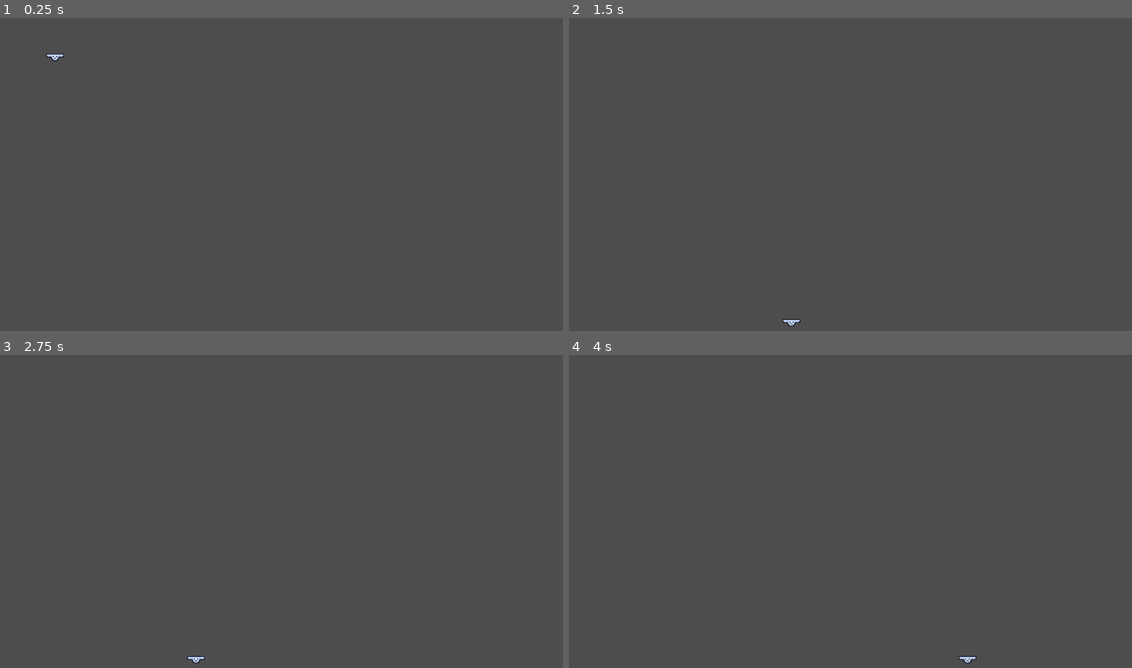
Above: before the commit, frames 1-4 (two rows, left to right).
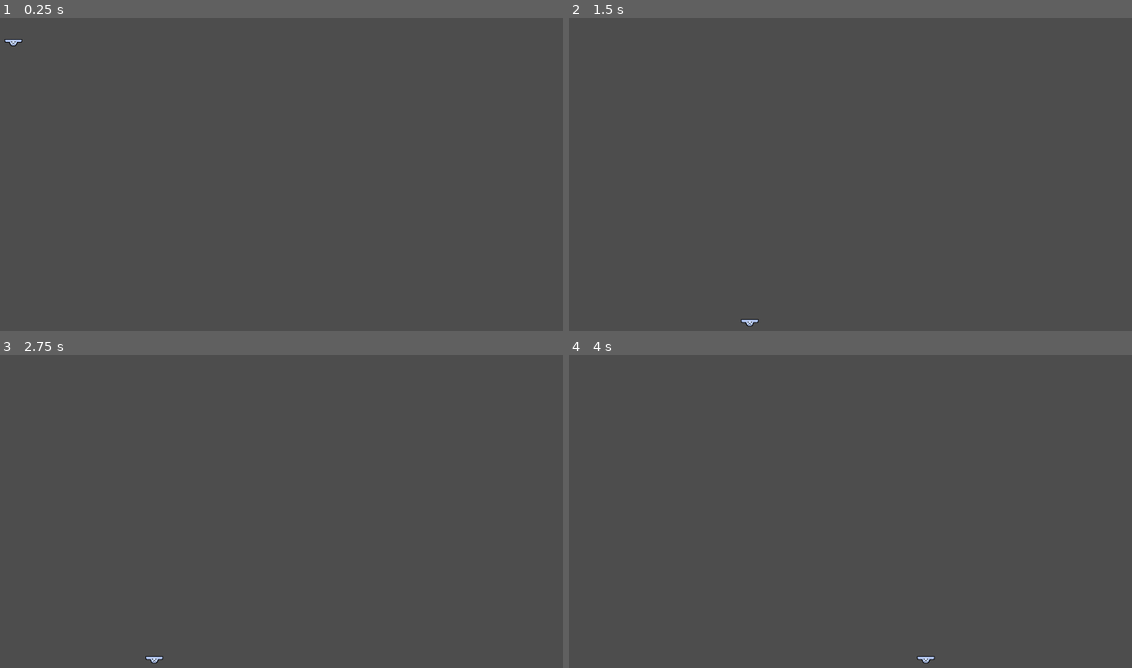
Above: after the commit, the same moments.

Repository: Akita-322/Everhold
Game: Godot game, scene res://Scenes/game/Game.tscn
Two runs of this game, one before a commit and one after it. Both use one fixed random seed, a clock stepped at 60 frames per second and the inputs below.
Inputs:
- Up to frame 1 (0.25 s): no input
- Up to frame 2 (1.5 s): tap Enter (ui_accept) at 0.5, 0.77 s; hold Right (ui_right) from 0.53 s (still down)
- Up to frame 3 (2.75 s): tap Enter (ui_accept) at 1.52, 2 s; release Right (ui_right) at 2.03 s; hold Left (ui_left) from 2.03 s (still down)
- Up to frame 4 (4 s): release Left (ui_left) at 2.78 s; hold Right (ui_right) from 2.78 s (still down); tap Enter (ui_accept) at 3.02, 3.5, 3.77 s

The runs differ from the first frame. In frame 1, 0.1% of the frame differs, in the area x 0-12%, y 6-14%; in frame 2, 0.1%; in frame 3, 0.1%; in frame 4, 0.1%, in the area x 61-73%, y 96-99%.

Commit message:
Update Game.tscn

Diff:
--- a/everhold/Scenes/game/Game.tscn
+++ b/everhold/Scenes/game/Game.tscn
@@ -6,7 +6,7 @@
 [node name="game" type="Node2D"]
 
 [node name="CharacterBody2D" parent="." instance=ExtResource("1_gv8gk")]
-position = Vector2(95, 44)
+position = Vector2(24, 19)
 
 [node name="WALL" parent="." instance=ExtResource("2_6coir")]
 
@@ -18,7 +18,7 @@
 [node name="WALL5" parent="." instance=ExtResource("2_6coir")]
 position = Vector2(-6, 538)
 rotation = -1.5707964
-scale = Vector2(0.986, 1.5)
+scale = Vector2(1, 1.5199987)
 
 [node name="WALL4" parent="." instance=ExtResource("2_6coir")]
 position = Vector2(958, -4)
